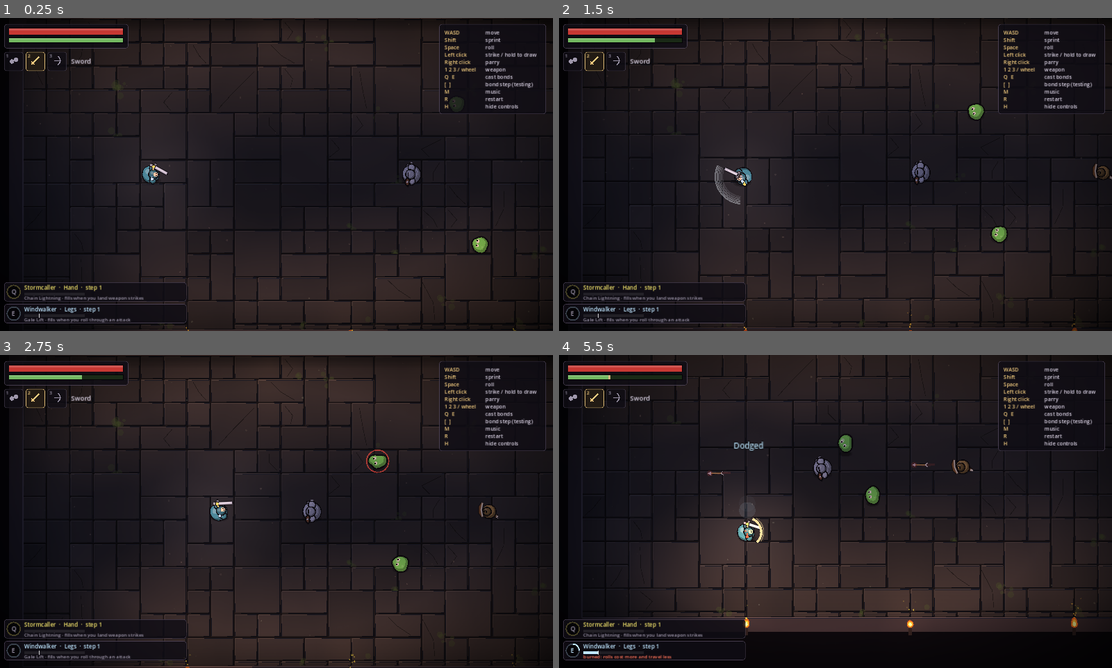
Above: before the commit, frames 1-4 (two rows, left to right).
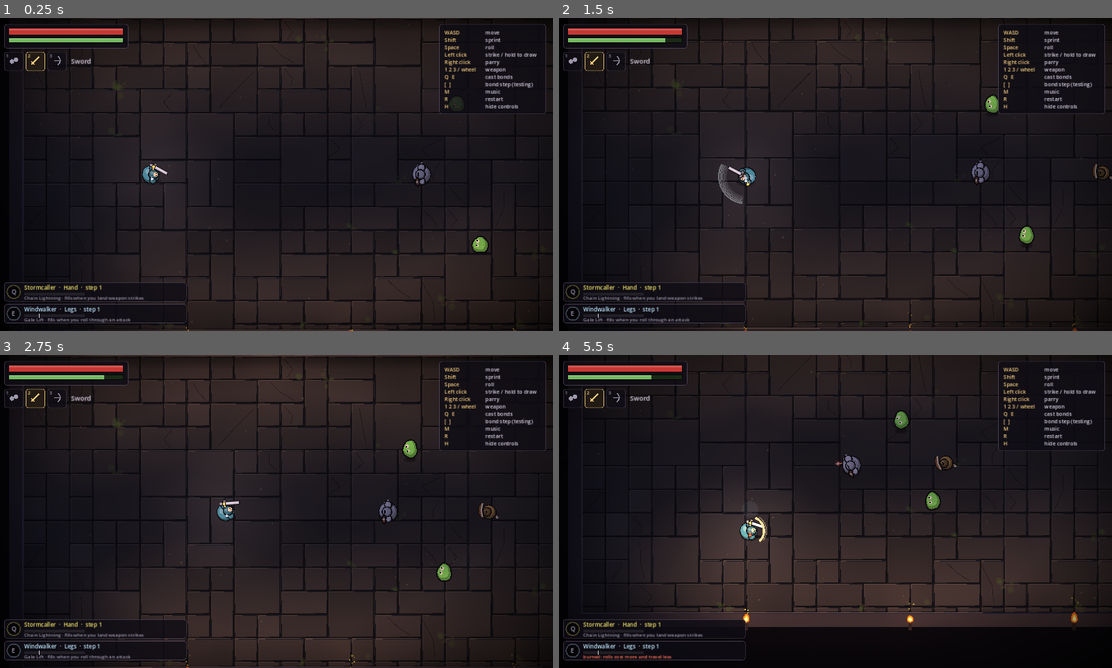
Above: after the commit, the same moments.

Repository: Raphu88/sixfold-tower-godot
Game: Godot game, scene res://scenes/main.tscn
Two runs of this game, one before a commit and one after it. Both use one fixed random seed, a clock stepped at 60 frames per second and the inputs below.
Inputs (mouse positions are in pixels of both pictures, inside the frame that each line leads up to):
- Up to frame 1 (0.25 s): no input
- Up to frame 2 (1.5 s): tap Enter at 0.5 s; move the mouse to (957, 158) at 0.52 s; press the mouse at (957, 158) at 0.53 s; hold D (move_right) 0.53-1.25 s; right-click (957, 158) at 0.8 s; release the mouse at (957, 158) at 1.25 s; drag from (724, 190) to (807, 237) at 1.27 s
- Up to frame 3 (2.75 s): move the mouse to (331, 442) at 2.02 s; press the mouse at (331, 442) at 2.03 s; hold D (move_right) from 2.03 s (still down); right-click (331, 442) at 2.3 s
- Up to frame 4 (5.5 s): release D (move_right) at 2.75 s; release the mouse at (890, 442) at 2.75 s; drag from (807, 574) to (669, 464) at 2.77 s; move the mouse to (1001, 558) at 3.52 s; hold A (move_left) 3.53-4.25 s; tap E (cast_legs) at 3.6 s; right-click (1001, 558) at 3.8 s; drag from (669, 464) to (752, 433) at 4.27 s; move the mouse to (863, 511) at 5.02 s; hold S (move_down) from 5.03 s (still down); tap Space (roll) at 5.1 s; click (863, 511) at 5.17 s; right-click (863, 511) at 5.3 s

The runs differ from the first frame. In frame 1, 0.2% of the frame differs, in the area x 72-89%, y 25-76%; in frame 2, 1.9%; in frame 3, 3.6%; in frame 4, 6.7%, in the area x 2-99%, y 0-96%.

Commit message:
Tougher climber, gentler monsters, less zoom on phones
Climber: 140 health (was 100), walk 135 / sprint 200, stamina recovers
45/s and starts sooner, rolls cost 24 (16 with Windwalker), parry window
0.22 s, and 0.7 s of grace after a hit so several monsters can't
chain-hit you.

Monsters: wait 1.2-2.4 s before engaging (the knight no longer charges
at once), slimes hop slower and rest longer, the knight walks slower,
the archer fires less often.

Phones: camera zoom 1.1 in touch mode (the HUD keeps its bigger size).

Co-Authored-By: Claude Opus 5.5 <noreply@anthropic.com>
Claude-Session: https://claude.ai/code/session_01HwWXj9w7Di1bEHXTrCVubh

Diff:
--- a/scripts/enemy.gd
+++ b/scripts/enemy.gd
@@ -11,7 +11,7 @@
 const TYPES := {
 	"slime": {"hp": 24.0, "speed": 60.0, "radius": 13.0, "color": Color(0.5, 0.88, 0.4), "dmg": 8.0, "weight": 0.7},
 	"archer": {"hp": 18.0, "speed": 75.0, "radius": 11.0, "color": Color(0.62, 0.5, 0.3), "dmg": 8.0, "weight": 0.8},
-	"knight": {"hp": 48.0, "speed": 68.0, "radius": 15.0, "color": Color(0.66, 0.7, 0.8), "dmg": 14.0, "weight": 3.0},
+	"knight": {"hp": 48.0, "speed": 60.0, "radius": 15.0, "color": Color(0.66, 0.7, 0.8), "dmg": 14.0, "weight": 3.0},
 }
 
 var kind := "slime"
@@ -54,9 +54,10 @@
 	speed = t["speed"]
 	dmg = t["dmg"]
 	weight = t["weight"]
-	state_t = randf_range(0.6, 1.6)
+	# Monsters take a moment to notice you, and not all at once.
+	state_t = randf_range(1.2, 2.4)
 	if kind == "knight":
-		state = "chase"
+		state = "recover"  # stands still until state_t runs out, then gives chase
 
 
 func _ready() -> void:
@@ -124,10 +125,10 @@
 func _slime(delta: float, dir: Vector2, dist: float, p) -> void:
 	state_t -= delta
 	if state == "hop":
-		velocity = aim_dir * 190.0
+		velocity = aim_dir * 165.0
 		if state_t <= 0.0:
 			state = "rest"
-			state_t = 0.8
+			state_t = 1.0
 	else:
 		velocity = Vector2.ZERO
 		if state_t <= 0.0:
@@ -158,7 +159,7 @@
 		if aim_dir != Vector2.ZERO:
 			main.spawn_projectile(global_position + aim_dir * radius, aim_dir * 260.0, dmg)
 		aim_dir = Vector2.ZERO
-		state_t = randf_range(1.6, 2.3)
+		state_t = randf_range(2.0, 2.8)
 
 
 # Chases, winds up (turning slowly toward you), then lunges in a straight line.
--- a/scripts/main.gd
+++ b/scripts/main.gd
@@ -145,6 +145,9 @@
 		sfx("clear", 1.0, 0.0, 0.0)
 	if player != null:
 		camera.position = player.position
+	# On phones the whole game is already drawn bigger, so pull the camera back.
+	var want := 1.1 if touch_active else 1.35
+	camera.zoom = Vector2(want, want)
 	camera.offset = Vector2(randf_range(-1.0, 1.0), randf_range(-1.0, 1.0)) * shake_amount
 	shake_amount = move_toward(shake_amount, 0.0, 30.0 * delta)
 	hurt_flash = move_toward(hurt_flash, 0.0, delta)
--- a/scripts/player.gd
+++ b/scripts/player.gd
@@ -7,10 +7,10 @@
 const Palette := preload("res://scripts/palette.gd")
 const Draw := preload("res://scripts/draw_util.gd")
 
-const MAX_HP := 100.0
+const MAX_HP := 140.0  # tougher than the first, very clumsy climber
 const MAX_STA := 100.0
-const WALK := 120.0
-const SPRINT := 185.0
+const WALK := 135.0
+const SPRINT := 200.0
 const STRIKE_DAMAGE := 8.0
 const BUFFER_TIME := 0.2  # presses this early still count when you recover
 const COMBO_WINDOW := 0.35  # time after recovering to continue the chain
@@ -257,7 +257,7 @@
 	squash = move_toward(squash, 0.0, 5.0 * delta)
 	knock = knock.move_toward(Vector2.ZERO, 900.0 * delta)
 	if sta_delay <= 0.0 and not drawing:
-		sta = minf(MAX_STA, sta + 35.0 * delta)
+		sta = minf(MAX_STA, sta + 45.0 * delta)
 
 
 func _winded() -> void:
@@ -270,7 +270,7 @@
 		return false
 	# Windwalker's Body: the roll becomes a long wind dash.
 	var wind := has_bond("windwalker")
-	var cost := 20.0 if wind else 30.0
+	var cost := 16.0 if wind else 24.0
 	var dist_mult := 1.0
 	var legs = bonds.get("legs")
 	if legs != null and legs.burned:
@@ -323,7 +323,7 @@
 	var heavy: bool = swing["heavy"]
 	combo = (combo + 1) % chain.size()
 	sta = maxf(0.0, sta - swing["sta"])
-	sta_delay = 0.8
+	sta_delay = 0.6
 	attack_cd = swing["recover"]
 	combo_t = attack_cd + COMBO_WINDOW
 	swing_t = w["swing_time"]
@@ -375,7 +375,7 @@
 	drawing = false
 	attack_cd = w["recover"]
 	sta = maxf(0.0, sta - w["sta"])
-	sta_delay = 0.8
+	sta_delay = 0.6
 	var dmg: float = lerpf(w["dmg_min"], w["dmg_max"], k * k)
 	var hand = bonds.get("hand")
 	if hand != null and hand.burned:
@@ -442,7 +442,7 @@
 	if parry_cd > 0.0 or attack_cd > 0.0:
 		return false
 	drawing = false
-	parry_t = 0.18
+	parry_t = 0.22  # a little more forgiving, especially on touch
 	parry_cd = 0.6
 	return true
 
@@ -487,7 +487,7 @@
 	if hurt_t > 0.0:
 		return
 	hp -= dmg
-	hurt_t = 0.4
+	hurt_t = 0.7  # longer grace after a hit, so a crowd can't chain-hit you
 	squash = 1.0
 	if source != null:
 		knock = (global_position - source.global_position).normalized() * 240.0
